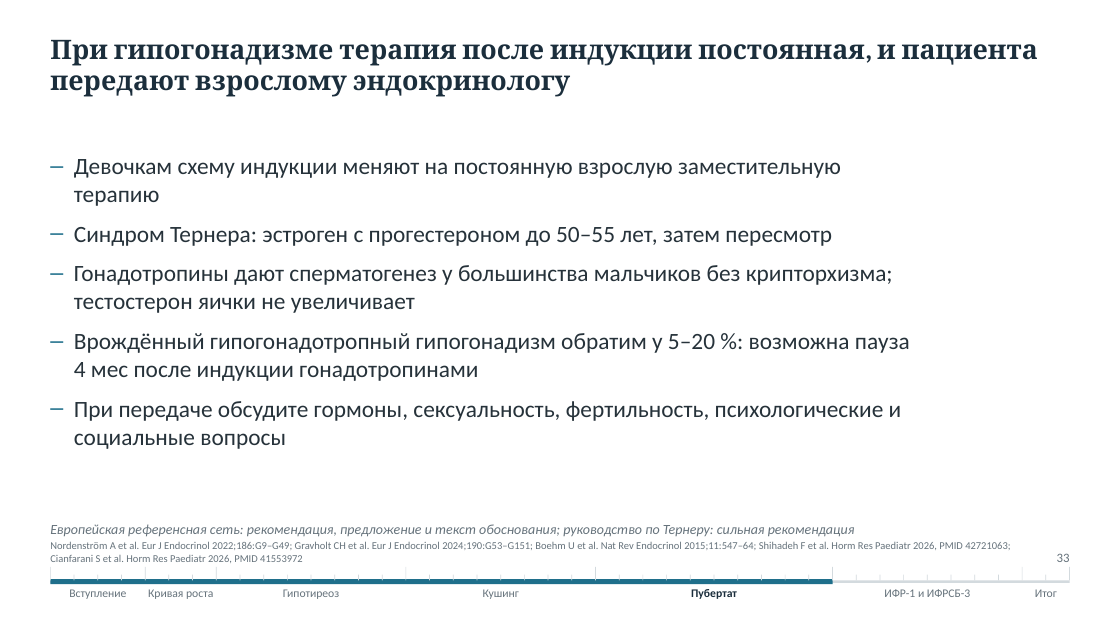
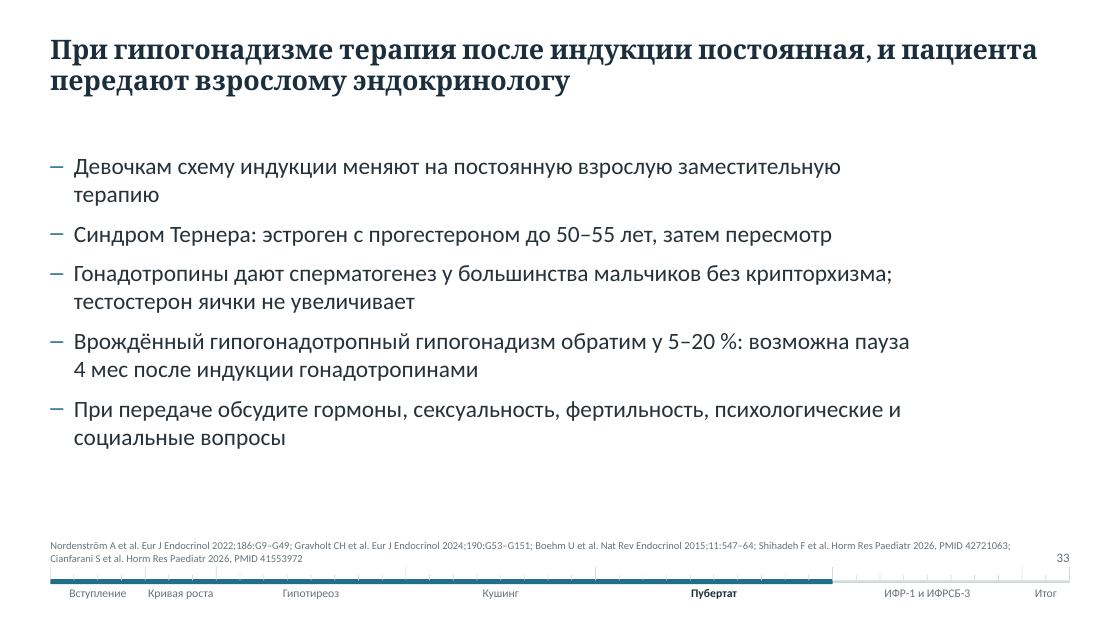
Before and after one commit to drabdulbosit1-eng/my-test-cloud, a slide deck: slide 33 of Endo_short_stature/Эндокринные причины низкорослости 2026.pptx. Drawn at 1120x630 pixels with LibreOffice and Linux fonts; fonts in the diff are those of the drawing. Boxes give left, top, right and bottom in pixels: in the first picture for what was removed or moved away, otherwise in the second. Text is boxed around its words. In the diff, an @@ line names an element or a change of style, - is before the commit and + after.

```diff
--- a/Endo_short_stature/Эндокринные причины низкорослости 2026.pptx
+++ b/Endo_short_stature/Эндокринные причины низкорослости 2026.pptx
@@ text at (50,524,855,537): paragraph removed @@
-Европейская референсная сеть: рекомендация, предложение и текст обоснования; руководство по Тернеру: сильная рекомендация
```
Also in this commit, not shown: 37 other slides changed, 4 other files.
